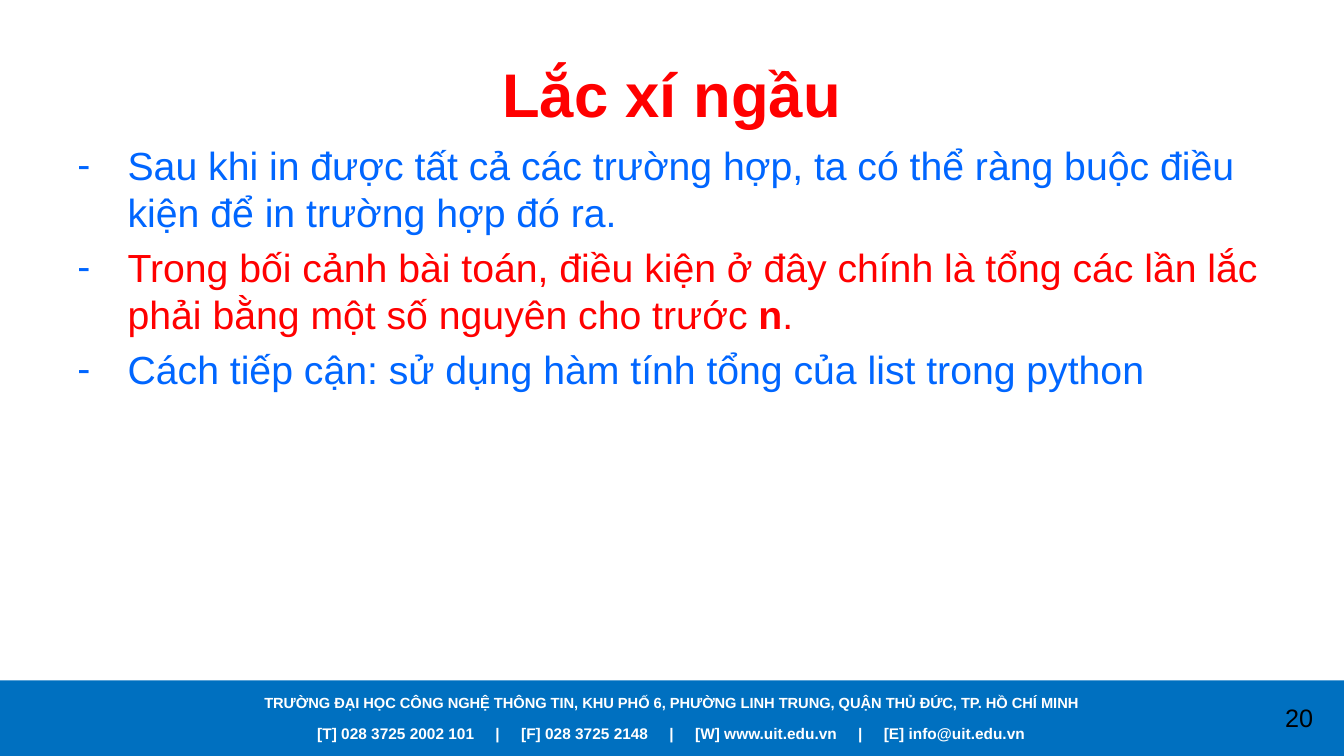
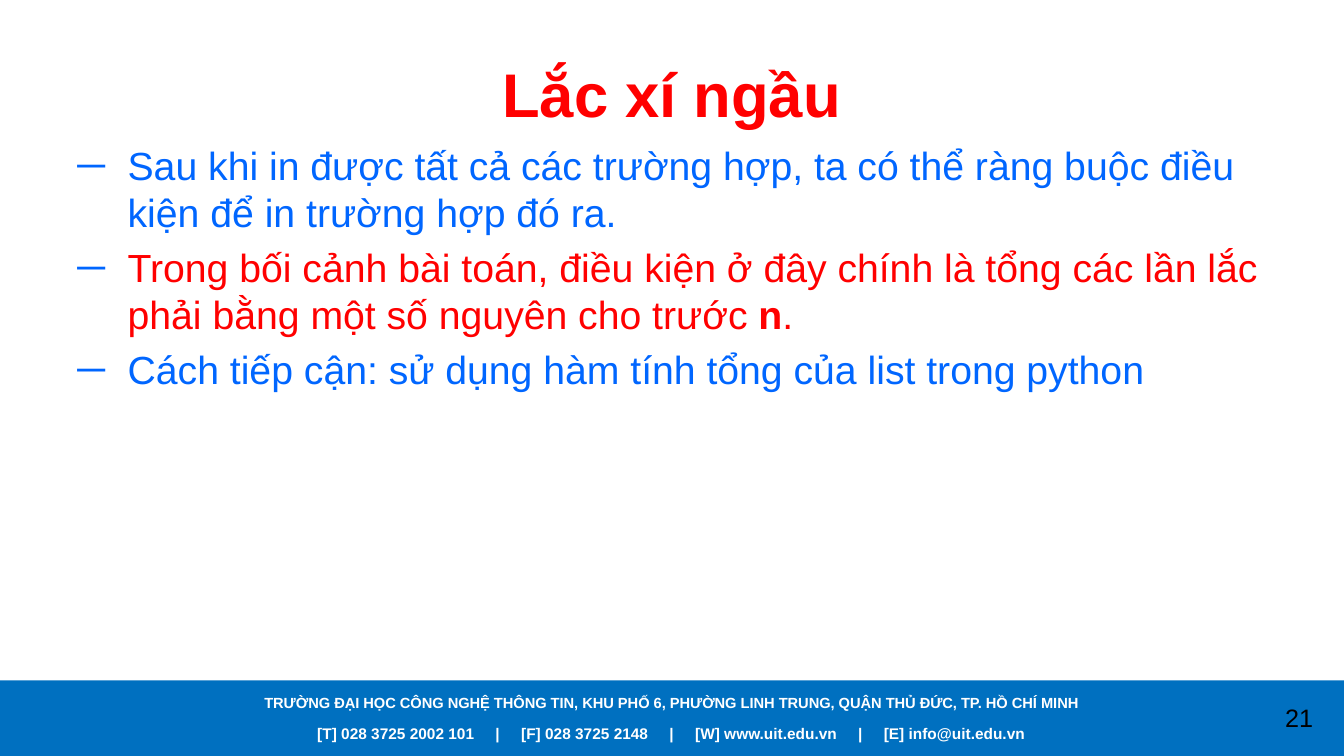
Before and after one commit to caodoanh2001/CS112.L21.KHMT, a slide deck: slide 21 of Seminar/Backtracking.pptx (slide 20 before the commit). Drawn at 1344x756 pixels with LibreOffice and Linux fonts; fonts in the diff are those of the drawing; background and template pictures are left out. Boxes give left, top, right and bottom in pixels: in the first picture for what was removed or moved away, otherwise in the second. Text is boxed around its words. In the diff, an @@ line names an element or a change of style, - is before the commit and + after.

```diff
--- a/Seminar/Backtracking.pptx
+++ b/Seminar/Backtracking.pptx
@@ text "Sau khi in được tất ..." at (128, 149, 1257, 392): bullet - to ─ @@
@@ page number at (1285, 709, 1313, 727): text changed @@
-20
+21
```
Also in this commit, not shown: 7 other slides changed, 4 slides added, 2 slides removed.
